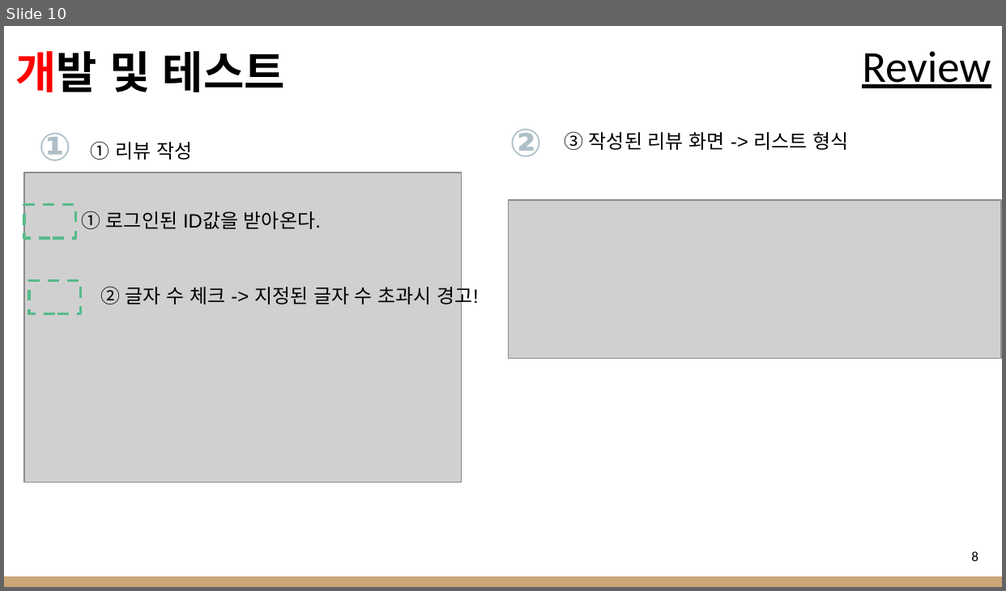
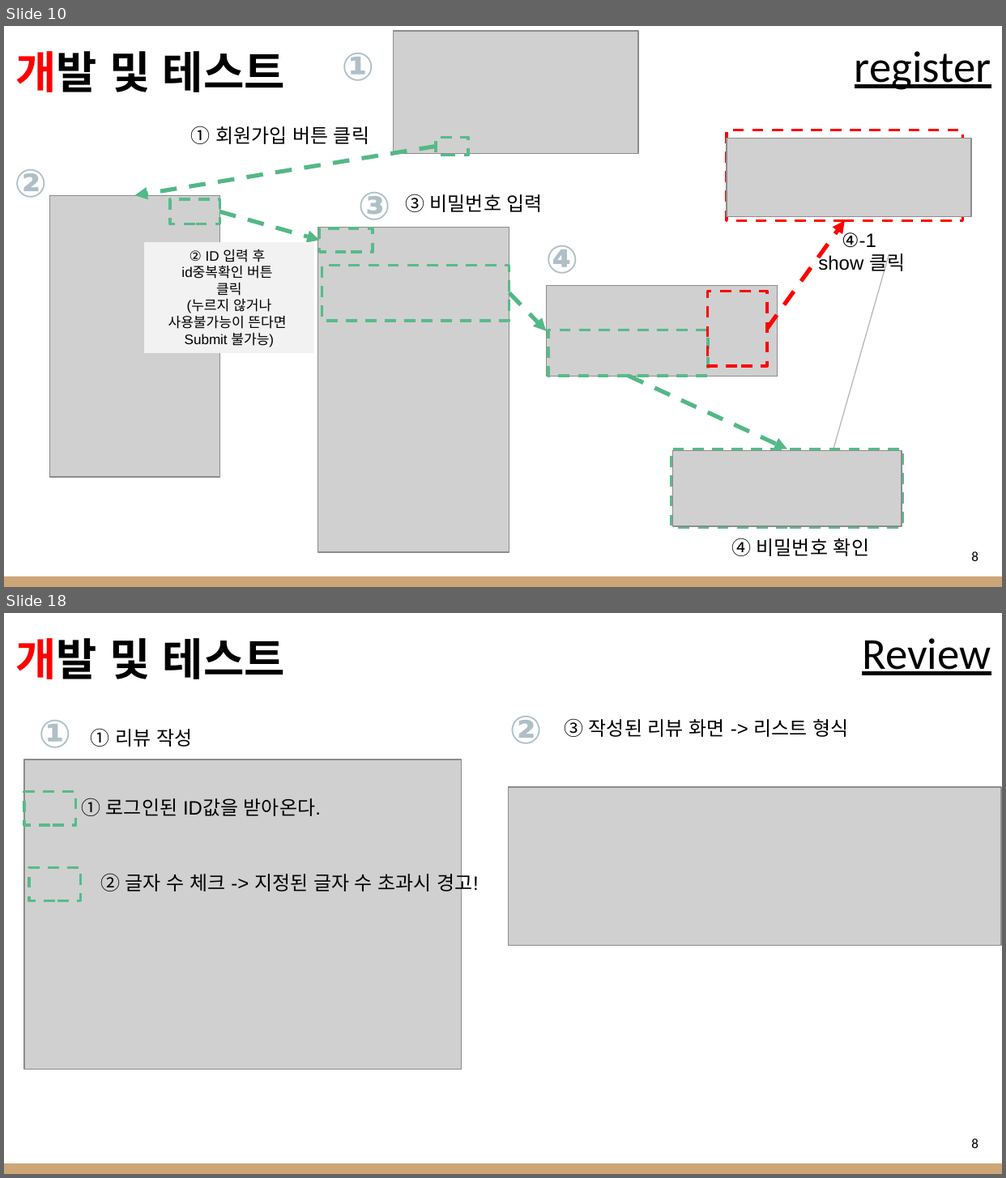
Before and after one commit to kot8585/ay_project-, a slide deck: 팀프로젝트 PPT(김현진,문효정).pptx. Shown one above the other, each under a label of ours: slide 10 before the commit, slides 10 and 18 after it; the slides between them are not shown. The pictures are 1006x591 and 1006x1178 pixels, drawn with LibreOffice and Linux fonts; fonts in the diff are those of the drawing; grey boxes stand for pictures. Boxes give left, top, right and bottom in pixels: in the first picture for what was removed or moved away, otherwise in the second. Text is boxed around its words. In the diff, an @@ line names an element or a change of style, - is before the commit and + after.

```diff
--- a/팀프로젝트 PPT(김현진,문효정).pptx
+++ b/팀프로젝트 PPT(김현진,문효정).pptx
@@ slide 10 added at box(4, 26, 1002, 587), background #FFFFFF; not listed: 1 template element that a slide beside it also shows @@
@@ picture added at box(393, 31, 637, 154) @@
@@ text added at box(15, 51, 285, 92), 32 pt, text #000000, bold @@
+개발 및 테스트
@@ text added at box(342, 53, 375, 81), 28 pt, text #AEBFC7, bold @@
+①
@@ title added at box(854, 51, 991, 90), 32 pt, text #000000, underline @@
+register
@@ arrow added from (436, 147) to (134, 195), #53B987 3 pt dashed @@
@@ text added at box(190, 126, 369, 144), 14 pt, text #000000 @@
+① 회원가입 버튼 클릭
@@ rectangle added at box(436, 138, 469, 156), outline #57BB8A 2 pt dashed @@
@@ rectangle added at box(727, 130, 963, 220), outline #FF0000 2 pt dashed @@
@@ picture added at box(727, 138, 971, 216) @@
@@ text added at box(15, 169, 48, 198), 28 pt, text #AEBFC7, bold @@
+②
@@ picture added at box(50, 195, 219, 477) @@
@@ text added at box(358, 192, 391, 228), 28 pt, text #AEBFC7, bold @@
+③
@@ text added at box(405, 194, 543, 212), 14 pt, text #000000 @@
+③ 비밀번호 입력
@@ rectangle added at box(170, 199, 219, 224), outline #57BB8A 2 pt dashed @@
@@ arrow added from (219, 211) to (319, 241), #53B987 3 pt dashed @@
@@ rectangle added at box(145, 242, 314, 353), fill #F2F2F2, 10 pt, text #000000 @@
+② ID 입력 후
+id중복확인 버튼
+클릭
+(누르지 않거나
+사용불가능이 뜬다면
+Submit 불가능)
@@ picture added at box(318, 228, 509, 552) @@
@@ rectangle added at box(319, 228, 373, 251), outline #57BB8A 2 pt dashed @@
@@ arrow added from (767, 328) to (844, 220), #FF0000 3 pt dashed @@
@@ text added at box(818, 231, 905, 275), 14 pt, text #000000 @@
+④-1
+show 클릭
@@ rectangle added at box(322, 266, 510, 322), outline #57BB8A 2 pt dashed @@
@@ text added at box(546, 246, 579, 274), 28 pt, text #AEBFC7, bold @@
+④
@@ arrow added from (889, 254) to (827, 472), #B7B7B7 0.75 pt @@
@@ picture added at box(546, 285, 778, 376) @@
@@ rectangle added at box(708, 292, 767, 366), outline #FF0000 2 pt dashed @@
@@ arrow added from (509, 293) to (546, 331), #53B987 3 pt dashed @@
@@ rectangle added at box(548, 331, 708, 376), outline #57BB8A 2 pt dashed @@
@@ arrow added from (628, 376) to (787, 449), #53B987 3 pt dashed @@
@@ rectangle added at box(671, 449, 903, 528), outline #57BB8A 2 pt dashed @@
@@ picture added at box(672, 451, 902, 527) @@
@@ text added at box(731, 538, 869, 557), 14 pt, text #000000 @@
+④ 비밀번호 확인
@@ text added at box(971, 552, 978, 561), 10 pt, text #000000 @@
+8
@@ what was slide 10 is now slide 18 @@
```
Also in this commit, not shown: 3 slides changed, 7 other slides added.
